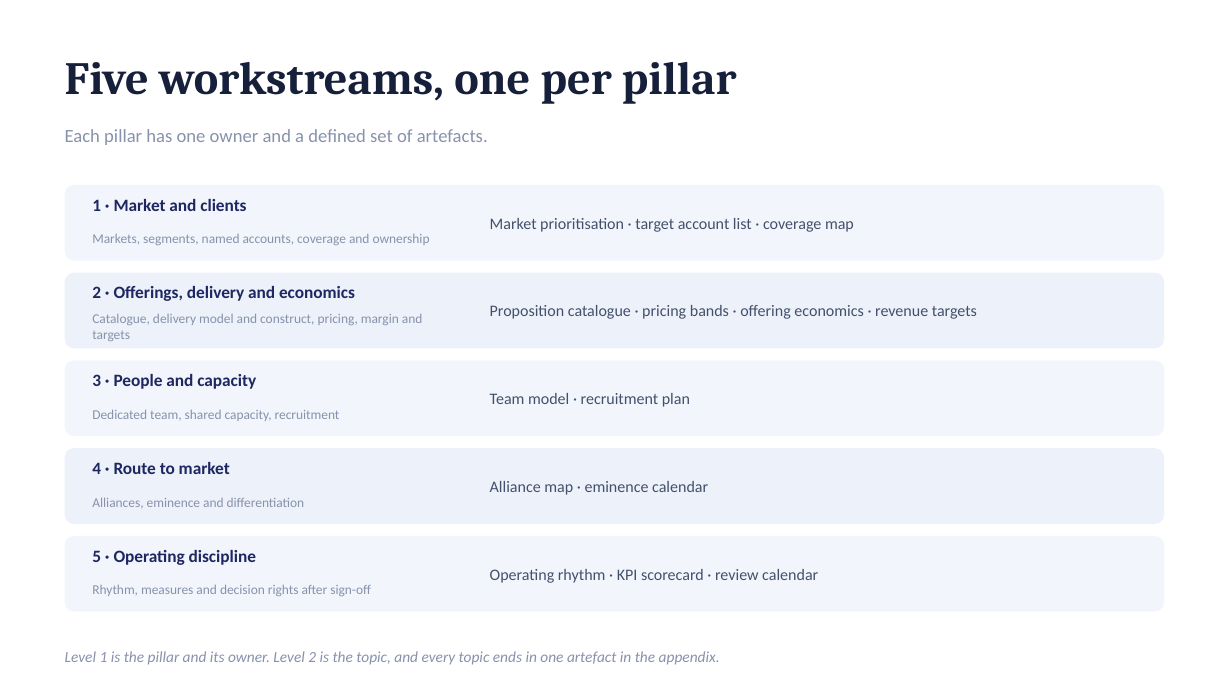
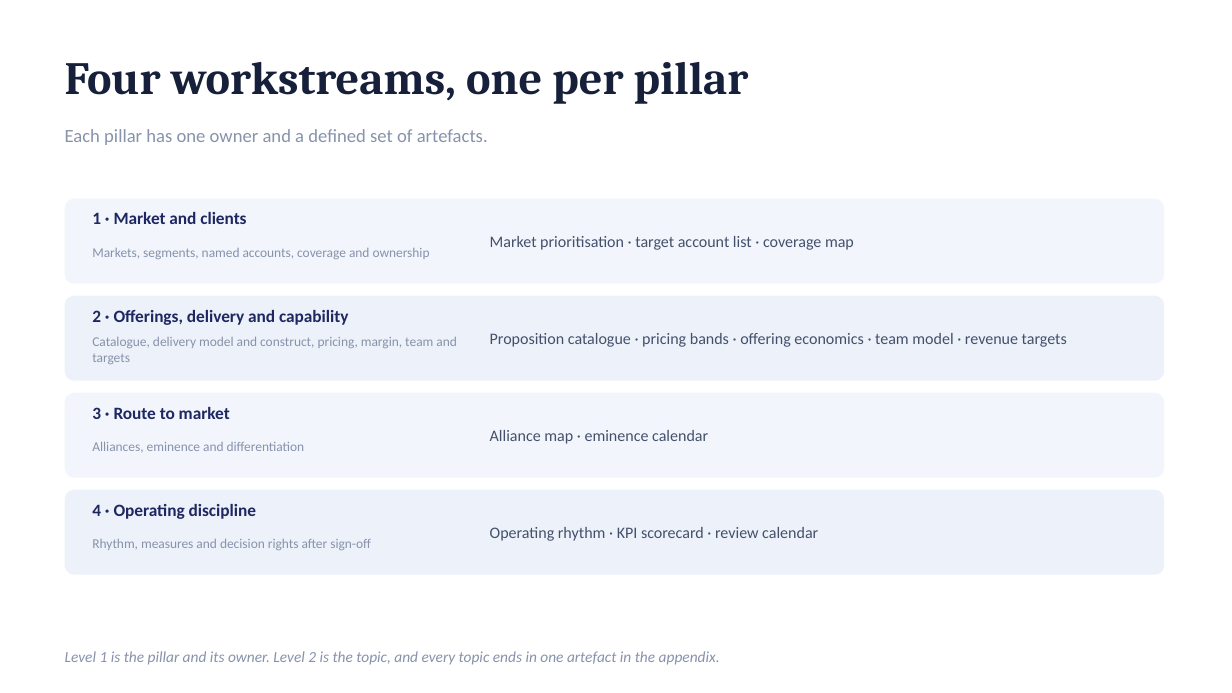
Before and after one commit to dhajjar-cyber/bae, a slide deck: slide 7 of FSI strategy/EAIND-FSI-Strategy-Development-Plan.pptx. Drawn at 1232x693 pixels with LibreOffice and Linux fonts; fonts in the diff are those of the drawing. Boxes give left, top, right and bottom in pixels: in the first picture for what was removed or moved away, otherwise in the second. Text is boxed around its words. In the diff, an @@ line names an element or a change of style, - is before the commit and + after.

```diff
--- a/FSI strategy/EAIND-FSI-Strategy-Development-Plan.pptx
+++ b/FSI strategy/EAIND-FSI-Strategy-Development-Plan.pptx
@@ text at (x1=65, y1=62, x2=749, y2=104): text changed @@
-Five workstreams, one per pillar
+Four workstreams, one per pillar
@@ rounded rectangle resized from (x1=65, y1=185, x2=1165, y2=261) to (x1=65, y1=199, x2=1165, y2=284) @@
@@ text "1 · Market and clients" moved from (x1=92, y1=199, x2=246, y2=211) to (x1=92, y1=212, x2=246, y2=224) @@
@@ text "Market prioritisation · target account ..." moved from (x1=490, y1=218, x2=854, y2=232) to (x1=490, y1=236, x2=854, y2=250) @@
@@ text "Markets, segments, named accounts, coverage ..." moved from (x1=92, y1=234, x2=430, y2=245) to (x1=92, y1=248, x2=430, y2=259) @@
@@ rounded rectangle resized from (x1=65, y1=273, x2=1165, y2=348) to (x1=65, y1=296, x2=1165, y2=381) @@
@@ text at (x1=92, y1=310, x2=348, y2=325): text changed @@
-2 · Offerings, delivery and economics
+2 · Offerings, delivery and capability
@@ text at (x1=92, y1=337, x2=456, y2=364): text changed @@
-Catalogue, delivery model and construct, pricing, margin and targets
+Catalogue, delivery model and construct, pricing, margin, team and targets
@@ text at (x1=490, y1=333, x2=1067, y2=347): text changed @@
-Proposition catalogue · pricing bands · offering economics · revenue targets
+Proposition catalogue · pricing bands · offering economics · team model · revenue targets
@@ text removed at (x1=92, y1=374, x2=256, y2=389) @@
-3 · People and capacity
@@ rounded rectangle resized from (x1=65, y1=360, x2=1165, y2=436) to (x1=65, y1=393, x2=1165, y2=478) @@
@@ text at (x1=92, y1=407, x2=230, y2=419): text changed @@
-4 · Route to market
+3 · Route to market
@@ text removed at (x1=92, y1=410, x2=340, y2=421) @@
-Dedicated team, shared capacity, recruitment
@@ text "Alliance map · eminence calendar" moved from (x1=490, y1=481, x2=708, y2=495) to (x1=490, y1=430, x2=708, y2=444) @@
@@ text removed at (x1=490, y1=393, x2=690, y2=407) @@
-Team model · recruitment plan
@@ text "Alliances, eminence and differentiation" moved from (x1=92, y1=498, x2=305, y2=508) to (x1=92, y1=442, x2=305, y2=452) @@
@@ proportions changed in 4 elements at (x1=65, y1=199, x2=1165, y2=284), (x1=65, y1=296, x2=1165, y2=381), (x1=65, y1=393, x2=1165, y2=478), (x1=65, y1=490, x2=1165, y2=575) @@
@@ rounded rectangle resized from (x1=65, y1=448, x2=1165, y2=524) to (x1=65, y1=490, x2=1165, y2=575) @@
@@ text at (x1=92, y1=504, x2=256, y2=519): text changed @@
-5 · Operating discipline
+4 · Operating discipline
@@ text "Operating rhythm · KPI scorecard ..." moved from (x1=490, y1=569, x2=818, y2=583) to (x1=490, y1=527, x2=818, y2=541) @@
@@ rounded rectangle removed at (x1=65, y1=536, x2=1165, y2=612) @@
@@ text "Rhythm, measures and decision rights ..." moved from (x1=92, y1=585, x2=371, y2=596) to (x1=92, y1=539, x2=371, y2=550) @@
```
Also in this commit, not shown: 12 other slides changed, 1 slide added, 2 other files.
